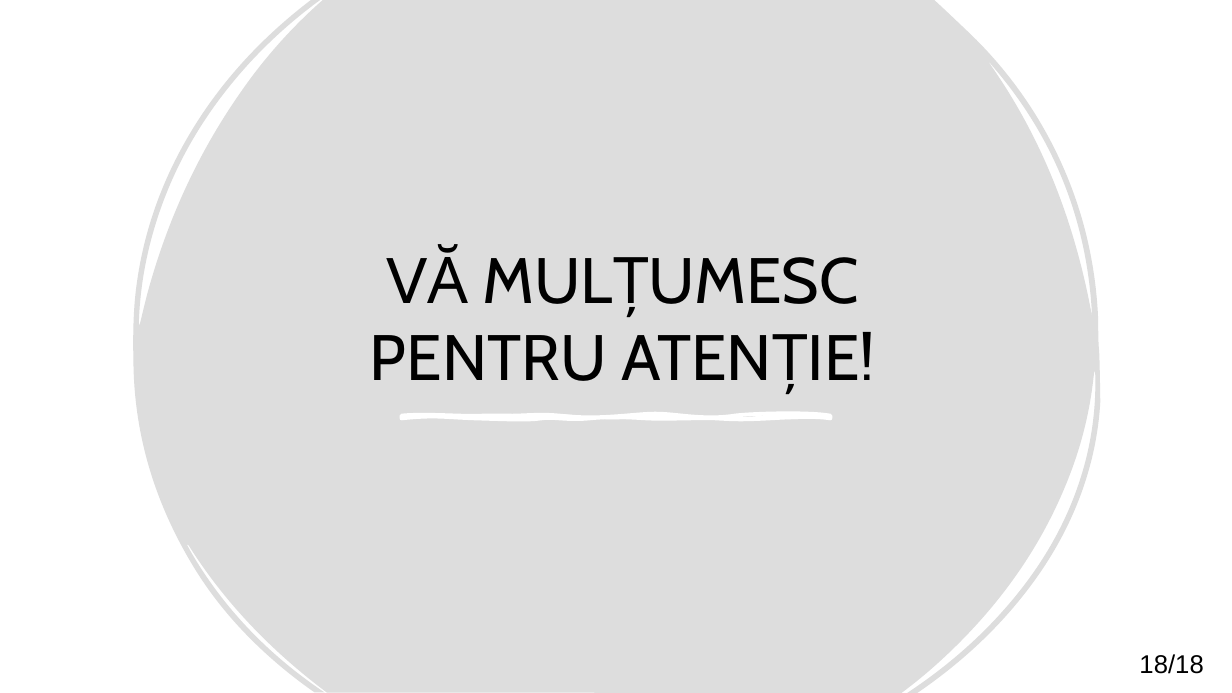
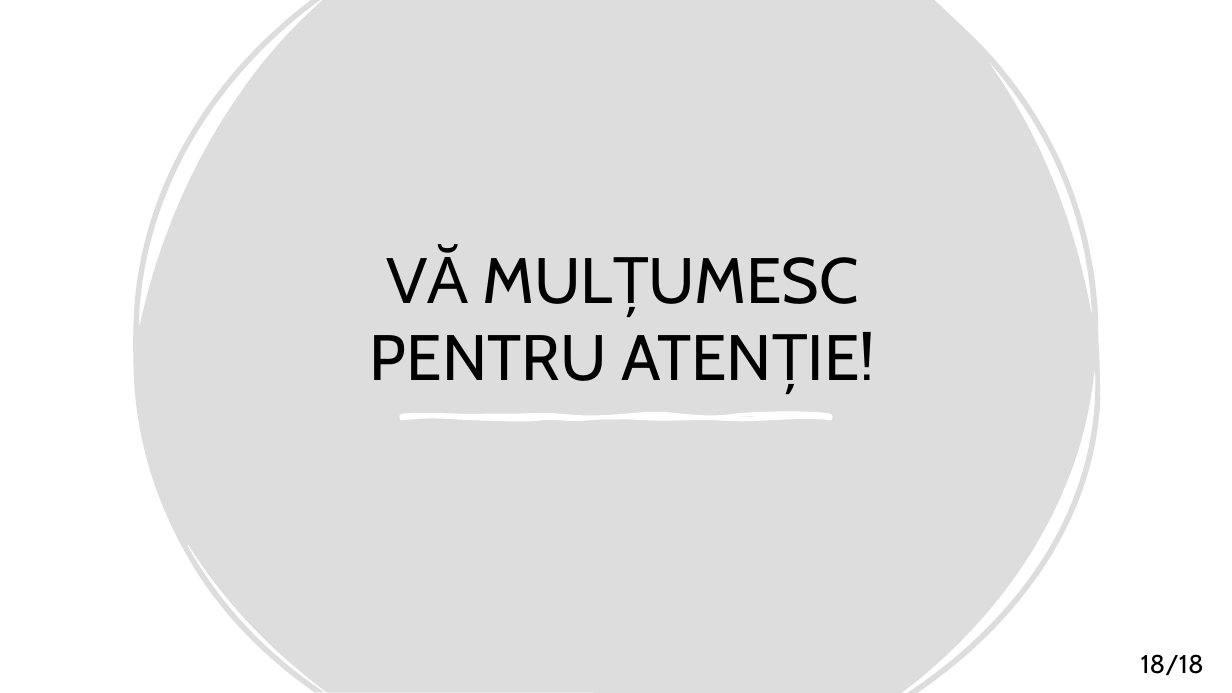
Before and after one commit to matei-rares-a/acas, a slide deck: slide 18 of docs/prezentare/current_draft/disertatie_matei_rares_prezentare_main.pptx (slide 19 before the commit). Drawn at 1232x693 pixels with LibreOffice and Linux fonts; fonts in the diff are those of the drawing. Boxes give left, top, right and bottom in pixels: in the first picture for what was removed or moved away, otherwise in the second. Text is boxed around its words. In the diff, an @@ line names an element or a change of style, - is before the commit and + after.

```diff
--- a/docs/prezentare/current_draft/disertatie_matei_rares_prezentare_main.pptx
+++ b/docs/prezentare/current_draft/disertatie_matei_rares_prezentare_main.pptx
@@ text "18/18" at [1141,654,1204,676]: font Arial to Cabin @@
```
Also in this commit, not shown: 11 other slides changed, 1 slide removed, 3 other files.
